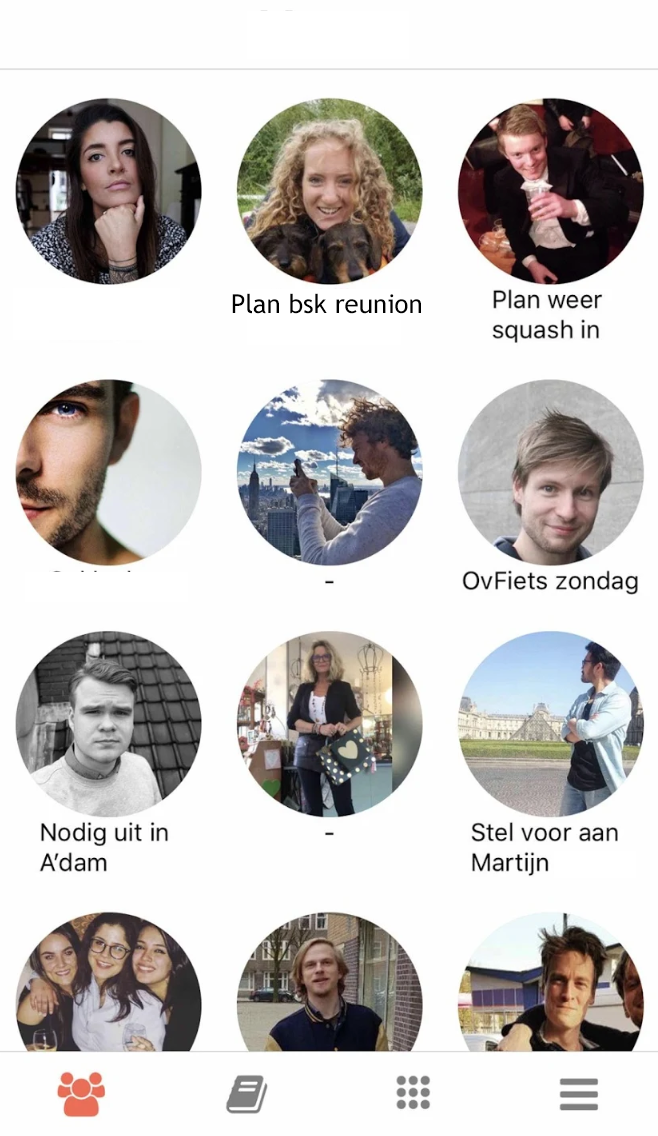
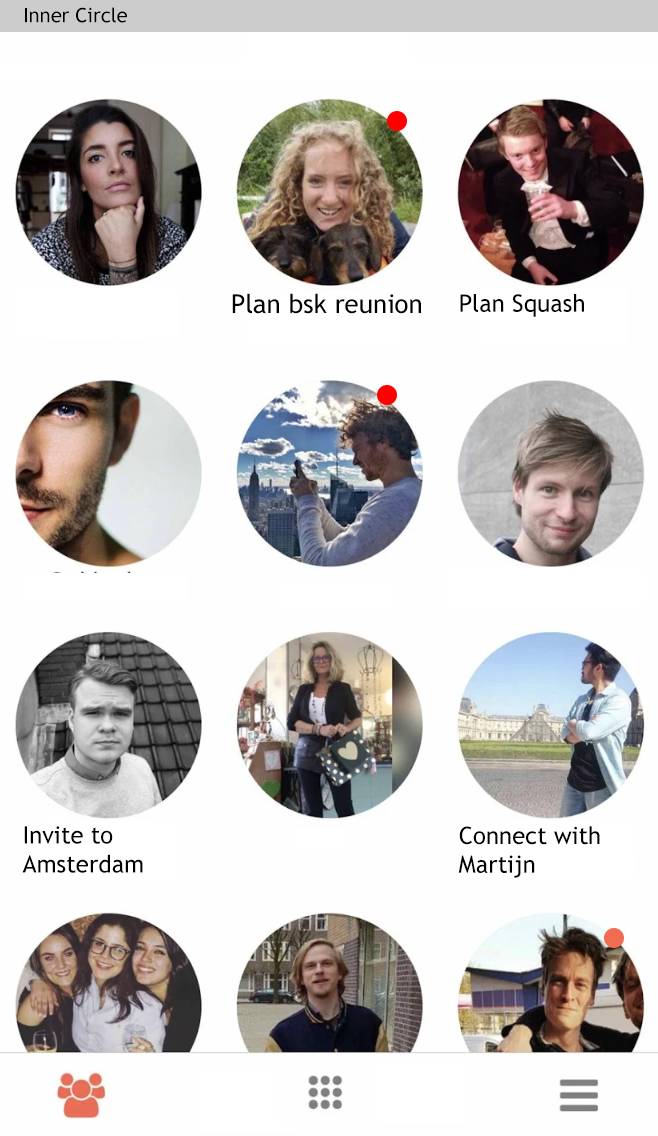
Before/after of a 658×1136 layered artwork. What changed in the layer stack:
added layer "Ellipse 1" (1st of 3) above "Inner Circle" over [604, 928, 624, 948]
added layer "Inner Circle" above "Rectangle 1" over [25, 7, 127, 23]
added layer "Rectangle 1" above "Ellipse 1" over [0, 0, 658, 32]
added layer "Ellipse 1" (2nd of 3) above "Ellipse 1" over [387, 111, 407, 131]
added layer "Ellipse 1" (3rd of 3) above "Plan Squash" over [377, 385, 397, 405]
added layer "Plan Squash" above "Invite to Amsterdam" over [460, 294, 584, 317]
added layer "Invite to Amsterdam" above "Connect with Martijn" over [22, 826, 143, 873]
added layer "Connect with Martijn" above "Layer 1" over [458, 826, 600, 878]
added layer "Layer 1" above "Layer 0" over [306, 1073, 345, 1111]
painted on "Layer 0" over [0, 0, 658, 1122]
